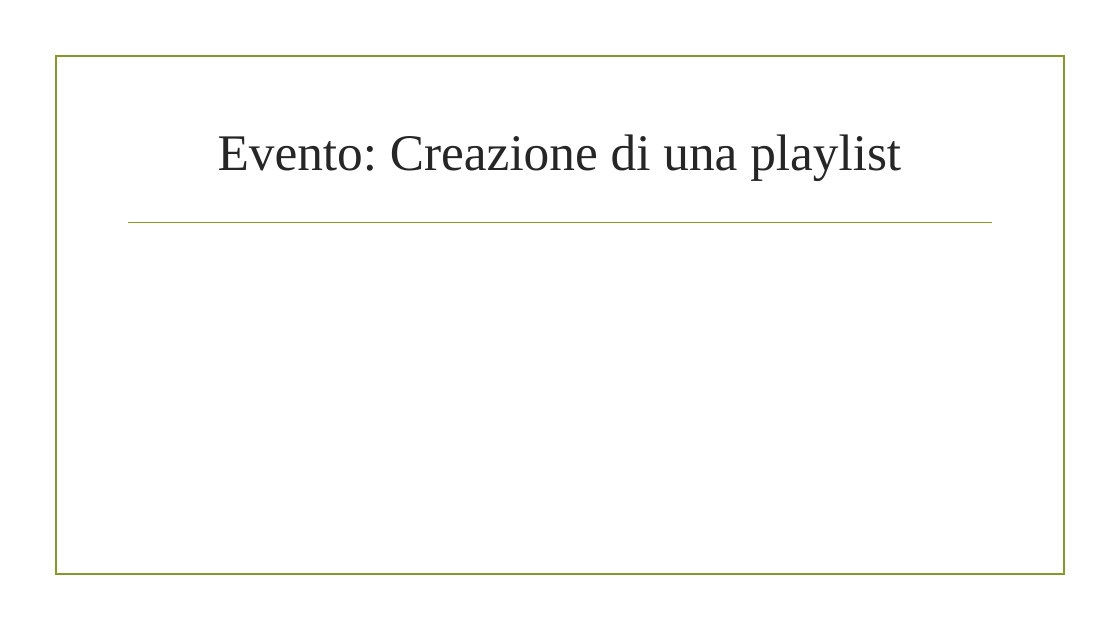
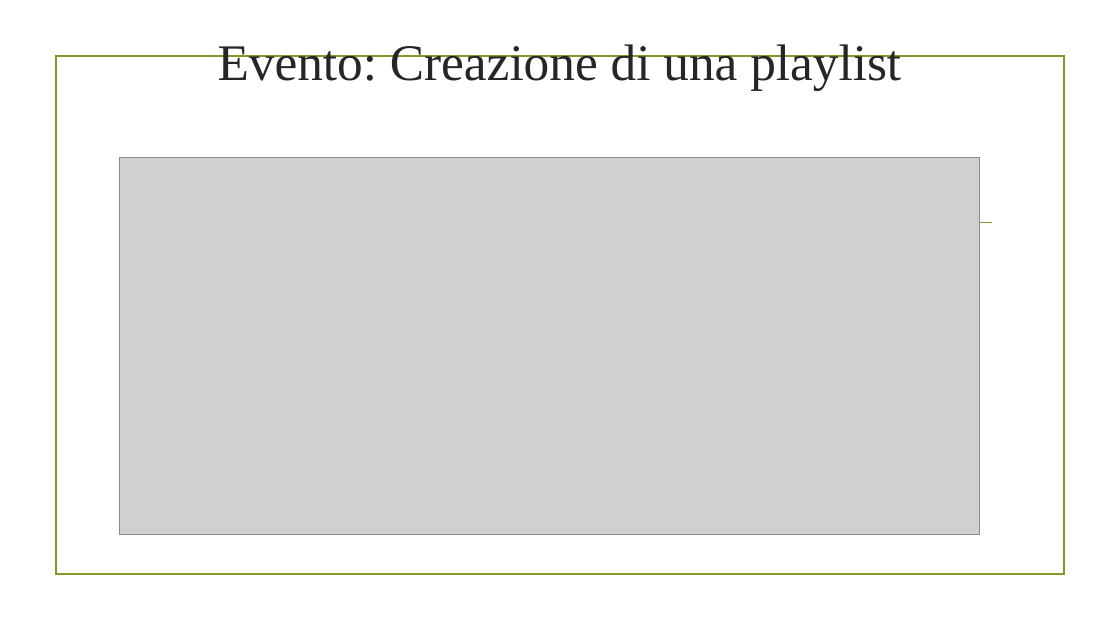
Before and after one commit to alex-atanassov/TIW2021-Atanassov-Bruno, a slide deck: slide 42 of deliverables/Presentazione progetto TIW.pptx (slide 41 before the commit). Drawn at 1120x630 pixels with LibreOffice and Linux fonts; fonts in the diff are those of the drawing; grey boxes stand for pictures; background and template pictures are left out. Boxes give left, top, right and bottom in pixels: in the first picture for what was removed or moved away, otherwise in the second. Text is boxed around its words. In the diff, an @@ line names an element or a change of style, - is before the commit and + after.

```diff
--- a/deliverables/Presentazione progetto TIW.pptx
+++ b/deliverables/Presentazione progetto TIW.pptx
@@ title "Evento: Creazione di una playlist": place and size @@
-title "Evento: Creazione di una playlist" at (218, 134, 901, 181)
+title "Evento: Creazione di una playlist" at (218, 44, 901, 91)
@@ picture added at (119, 157, 980, 534) @@
```
Also in this commit, not shown: 28 other slides changed, 4 slides added, 3 slides removed.
